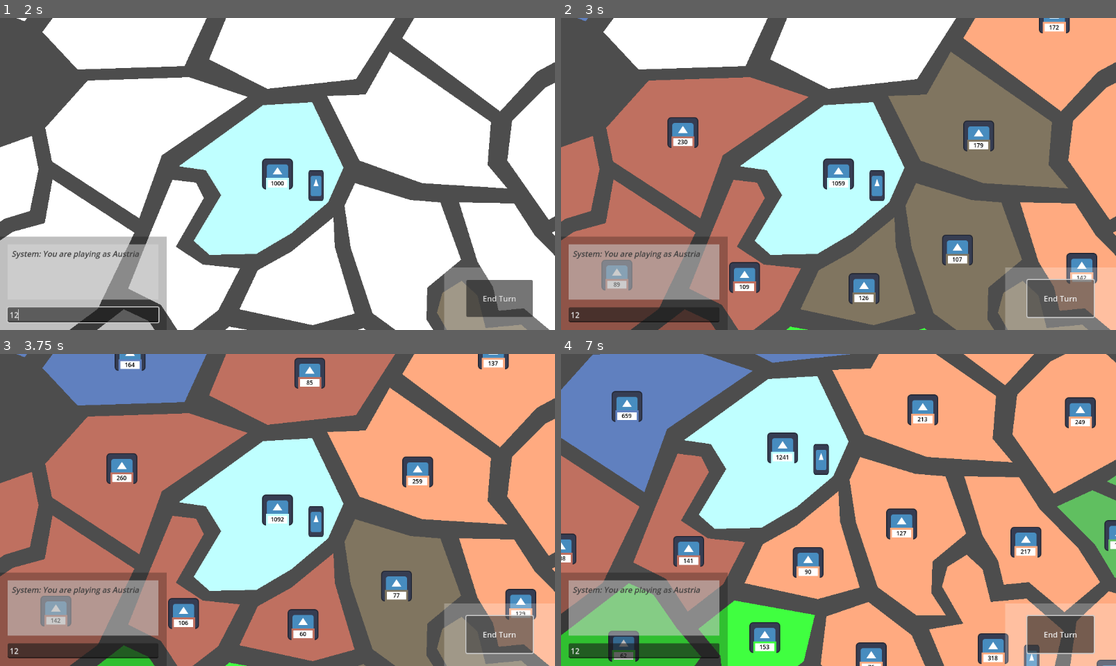
Above: before the commit, frames 1-4 (two rows, left to right).
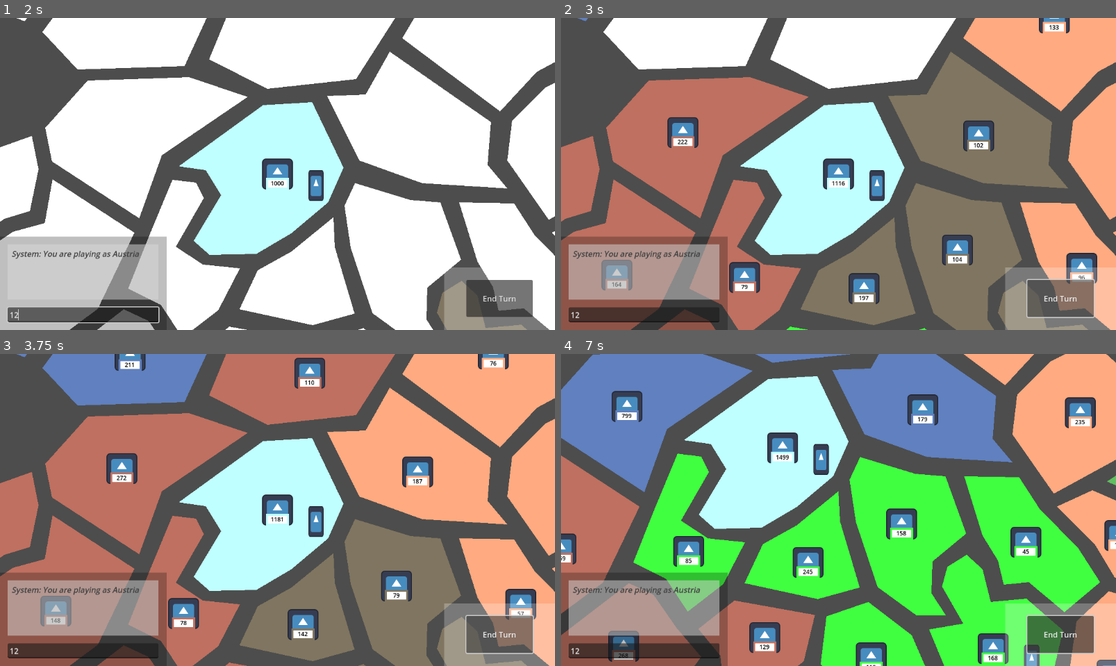
Above: after the commit, the same moments.

Repository: SamTheBlow/grand-strategy-game
Game: Godot game, scene res://scenes/main.tscn
The game is run twice, just before and just after one commit, with the same random seed, the same clock (stepped at 60 frames per second) and the same inputs. The engine's default icon, where the game draws it, is replaced by a stand-in: a white triangle on a blue panel in a dark square.
Inputs (mouse positions are in pixels of both pictures, inside the frame that each line leads up to):
- Up to frame 1 (2 s): click "Start Game" at 0.5 s; click (83, 314) at 1.27 s; type "12" at 1.35 s
- Up to frame 2 (3 s): click "End Turn" at 2 s; click "End Turn" at 2.75 s
- Up to frame 3 (3.75 s): click "End Turn" at 3.5 s
- Up to frame 4 (7 s): tap Enter at 4.25, 5.75 s; move the mouse to (960, 494) at 4.27 s; click (960, 494) at 4.42 s; tap Space at 5, 6.5 s; drag from (727, 525) to (810, 572) at 5.02 s; move the mouse to (894, 441) at 5.77 s; click (894, 441) at 5.92 s; drag from (810, 572) to (672, 463) at 6.52 s

Frame 1 is identical in both runs. In frame 2, 0.1% of the frame differs, in the area x 9-95%, y 2-91%; in frame 3, 4.1%; in frame 4, 41%, in the area x 0-100%, y 0-100%.

Commit message:
Make scenario script build JSON instead of a GameState

Diff:
--- a/GrandStrategyGame/scenes/main.tscn
+++ b/GrandStrategyGame/scenes/main.tscn
@@ -1,10 +1,8 @@
-[gd_scene load_steps=4 format=3 uid="uid://ba1s3jpg48raf"]
+[gd_scene load_steps=3 format=3 uid="uid://ba1s3jpg48raf"]
 
 [ext_resource type="Script" path="res://scripts/main.gd" id="1_32ieg"]
-[ext_resource type="PackedScene" uid="uid://c74o2ubgawogb" path="res://scenes/game.tscn" id="2_l17rq"]
 [ext_resource type="PackedScene" uid="uid://dm18hv6wm8moi" path="res://scenes/main_menu/main_menu.tscn" id="4_sn8ov"]
 
 [node name="Main" type="Node"]
 script = ExtResource("1_32ieg")
 main_menu_scene = ExtResource("4_sn8ov")
-game_scene = ExtResource("2_l17rq")
--- a/GrandStrategyGame/scripts/game/game_from_json.gd
+++ b/GrandStrategyGame/scripts/game/game_from_json.gd
@@ -83,7 +83,12 @@
 	# Turn
 	var turn_key: String = "turn"
 	if json_dict.has(turn_key):
-		if not json_dict[turn_key] is float:
+		# Workaround because JSON doesn't differentiate between int and float
+		var value_type: int = typeof(json_dict[turn_key])
+		if value_type == TYPE_INT:
+			value_type = TYPE_FLOAT
+
+		if value_type != TYPE_FLOAT:
 			error = true
 			error_message = "Turn property is not a number."
 			return
--- a/GrandStrategyGame/scripts/game/game_from_scenario.gd
+++ b/GrandStrategyGame/scripts/game/game_from_scenario.gd
@@ -12,10 +12,17 @@
 	var game := game_scene.instantiate() as Game
 	game.init()
 
-	var game_state: GameState = scenario.generate_game_state(game, game_rules)
+	var json_data: Dictionary = scenario.as_json(game_rules)
+	var game_from_json := GameFromJSON.new()
+	game_from_json.load_game(json_data, game)
+
+	if game_from_json.error:
+		error = true
+		error_message = game_from_json.error_message
+		return
 
 	var your_id: int = scenario.human_player
-	game.load_game_state(game_state, your_id)
+	game.load_game_state(game_from_json.result, your_id)
 
 	# Success!
 	error = false
--- a/GrandStrategyGame/scripts/main.gd
+++ b/GrandStrategyGame/scripts/main.gd
@@ -4,7 +4,6 @@
 const SAVE_FILE_PATH: String = "user://gamesave.json"
 
 @export var main_menu_scene: PackedScene
-@export var game_scene: PackedScene
 
 
 func _ready() -> void:
--- a/GrandStrategyGame/test_data/world_maps/scenario1.gd
+++ b/GrandStrategyGame/test_data/world_maps/scenario1.gd
@@ -37,124 +37,127 @@
 var human_player: int = randi() % _number_of_countries
 
 
-func generate_game_state(game: Game, game_rules: GameRules) -> GameState:
-	var game_state := GameState.new()
-	game_state.name = "GameState"
-	game_state.rules = game_rules
+func as_json(game_rules: GameRules) -> Dictionary:
+	var json_data: Dictionary = {}
 
-	# Build the countries and the players
-	var countries := Countries.new()
-	countries.name = "Countries"
-	var players := Players.new()
-	players.name = "Players"
+	# Rules
+	var rules_data: Dictionary = {}
+	rules_data["population_growth"] = game_rules.population_growth
+	rules_data["fortresses"] = game_rules.fortresses
+	rules_data["turn_limit_enabled"] = game_rules.turn_limit_enabled
+	rules_data["turn_limit"] = game_rules.turn_limit
+	rules_data["global_attacker_efficiency"] = game_rules.global_attacker_efficiency
+	rules_data["global_defender_efficiency"] = game_rules.global_defender_efficiency
+	json_data["rules"] = rules_data
 
+	# Players and countries
+	var players_data: Array = []
+	var countries_data: Array = []
 	for i in country_scenes.size():
+		var player_data: Dictionary = {}
+		player_data["id"] = i
+		player_data["playing_country_id"] = i
+		players_data.append(player_data)
+
+		var country_data: Dictionary = {}
+		country_data["id"] = i
 		var country := country_scenes[i].instantiate() as Country
-		country.name = str(i)
-		country.id = i
+		country_data["country_name"] = country.country_name
+		country_data["color"] = country.color.to_html()
+		countries_data.append(country_data)
+	json_data["players"] = players_data
+	json_data["countries"] = countries_data
 
-		var player: Player
-		if i == human_player:
-			player = PlayerHuman.new()
-		else:
-			player = TestAI1.new()
-		player.name = str(i)
-		player.id = i
-		player.playing_country = country
+	# World
+	var world_data: Dictionary = {}
 
-		countries.add_country(country)
-		players.add_player(player)
-
-	game_state.countries = countries
-	game_state.add_child(countries)
-	game_state.players = players
-	game_state.add_child(players)
-
-	# Build the world
-	var world := world_scene.instantiate() as GameWorld2D
-	world.init()
-
-	# Set the camera's limits
-	var world_size_node := %WorldSize as Marker2D
-	world.limits = WorldLimits.from_rect2i(
-			Rect2i(Vector2i.ZERO, world_size_node.position)
+	# World limits
+	var limits: WorldLimits = WorldLimits.from_rect2i(
+			Rect2i(Vector2i.ZERO, (%WorldSize as Marker2D).position)
 	)
+	world_data["limits"] = {
+		"top": limits.limit_top(),
+		"bottom": limits.limit_bottom(),
+		"left": limits.limit_left(),
+		"right": limits.limit_right(),
+	}
 
 	# Provinces
+	var provinces_data: Array = []
 	var number_of_provinces: int = %Shapes.get_child_count()
 	for i in number_of_provinces:
 		var shape := %Shapes.get_node("Shape" + str(i + 1)) as ProvinceTestData
 
-		var province := province_scene.instantiate() as Province
-		province.game = game
-		province.name = str(i)
-		province.id = i
-		province.set_shape(shape.polygon)
-		province.position = shape.position
+		var province_data: Dictionary = {}
+		province_data["id"] = i
+		province_data["position"] = {
+			"x": shape.position.x,
+			"y": shape.position.y
+		}
 
+		# Owner country
 		var is_starting_province: bool = false
-		var starting_province_country_id: int
+		var starting_province_country_id: int = -1
 		for j in starting_provinces.size():
 			if starting_provinces[j] == i:
 				is_starting_province = true
 				starting_province_country_id = j
 				break
+		province_data["owner_country_id"] = starting_province_country_id
 
-		# Owner
+		# Position army host
+		var army_host_node := shape.get_node("ArmyHost") as Node2D
+		var position_army_host: Vector2 = army_host_node.global_position
+		province_data["position_army_host_x"] = position_army_host.x
+		province_data["position_army_host_y"] = position_army_host.y
+
+		# Links
+		var links_json: Array = []
+		var province_links: PackedInt32Array = shape.links
+		for j in province_links.size():
+			links_json.append(province_links[j] - 1)
+		province_data["links"] = links_json
+
+		# Shape
+		var shape_vertices := Array(shape.polygon)
+		var shape_vertices_x: Array = []
+		var shape_vertices_y: Array = []
+		for j in shape_vertices.size():
+			shape_vertices_x.append(shape_vertices[j].x)
+			shape_vertices_y.append(shape_vertices[j].y)
+		province_data["shape"] = {
+			"x": shape_vertices_x,
+			"y": shape_vertices_y,
+		}
+
+		# Armies
+		var armies_data: Array = []
 		if is_starting_province:
-			province.set_owner_country(
-					countries.country_from_id(starting_province_country_id)
-			)
+			var army_data: Dictionary = {
+				"id": 0,
+				"army_size": 1000,
+				"owner_country_id": starting_province_country_id,
+			}
+			armies_data.append(army_data)
+		province_data["armies"] = armies_data
 
 		# Population
 		var population_size: int = 10 + randi() % 90
-		var population_growth: bool = game_rules.population_growth
-		province.setup_population(population_size, population_growth)
-
-		# Armies
-		var army_host_node := shape.get_node("ArmyHost") as Node2D
-		var position_army_host: Vector2 = army_host_node.global_position
-		province.setup_armies(position_army_host)
-
-		if province.has_owner_country():
-			var army: Army = Army.quick_setup(
-					game,
-					0,
-					1000,
-					province.owner_country(),
-					army_scene
-			)
-			province.armies.add_army(army)
+		province_data["population"] = {
+			"size": population_size,
+		}
 
 		# Buildings
-		province.setup_buildings()
+		var buildings_data: Array = []
 		if game_rules.fortresses and is_starting_province:
-			var fortress: Fortress = Fortress.new_fortress(
-					game, province
-			)
-			fortress.add_visuals(
-					preload("res://scenes/fortress.tscn") as PackedScene
-			)
-			province.buildings.add(fortress)
+			buildings_data.append({"type": "fortress"})
+		province_data["buildings"] = buildings_data
 
-		world.provinces.add_province(province)
+		provinces_data.append(province_data)
+	world_data["provinces"] = provinces_data
+	json_data["world"] = world_data
 
-	# Second loop (we need all the provinces to be created beforehand)
-	for i in number_of_provinces:
-		var province: Province = world.provinces.province_from_id(i)
-		var shape := %Shapes.get_node("Shape" + str(i + 1)) as ProvinceTestData
+	# Turn
+	json_data["turn"] = 1
 
-		# Links
-		province.links = []
-		var province_links: PackedInt32Array = shape.links
-		var number_of_links: int = province_links.size()
-		for j in number_of_links:
-			var id: int = province_links[j] - 1
-			province.links.append(world.provinces.province_from_id(id))
-
-	game_state.world = world
-	game_state.add_child(world)
-
-	game_state.setup_turn()
-
-	return game_state
+	return json_data
